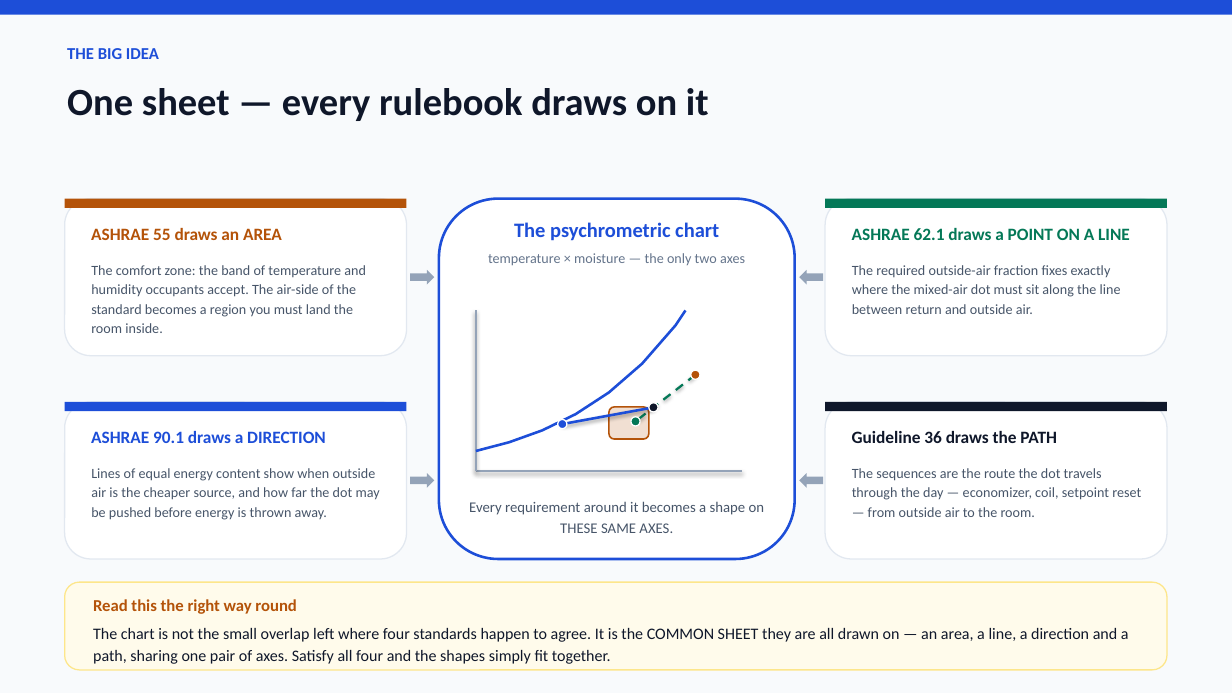
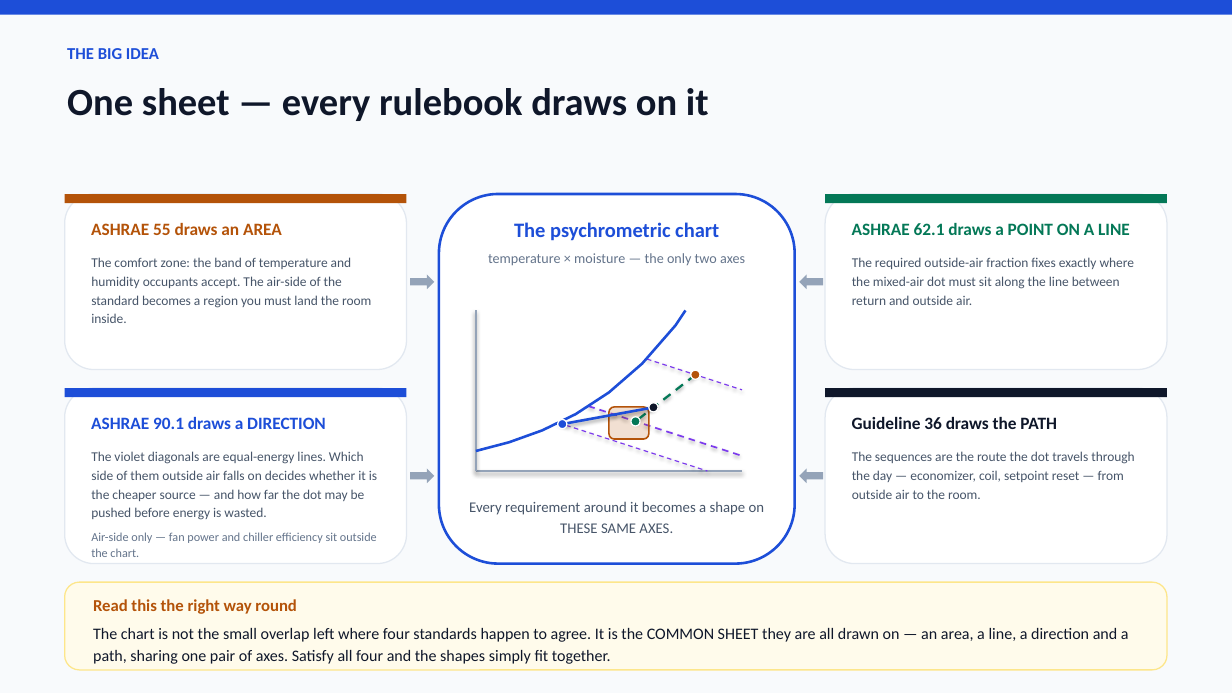
Before and after one commit to mason96924/red5-AHUX, a slide deck: slide 7 of Psychart-HVAC-ASHRAE-Overview.pptx. Drawn at 1232x693 pixels with LibreOffice and Linux fonts; fonts in the diff are those of the drawing. Boxes give left, top, right and bottom in pixels: in the first picture for what was removed or moved away, otherwise in the second. Text is boxed around its words. In the diff, an @@ line names an element or a change of style, - is before the commit and + after.

```diff
--- a/Psychart-HVAC-ASHRAE-Overview.pptx
+++ b/Psychart-HVAC-ASHRAE-Overview.pptx
@@ rounded rectangle: place and size @@
-rounded rectangle at <box>65,199,407,356</box>
+rounded rectangle at <box>65,194,407,370</box>
@@ rounded rectangle: place and size @@
-rounded rectangle at <box>439,199,795,559</box>
+rounded rectangle at <box>439,194,795,564</box>
@@ rounded rectangle: place and size @@
-rounded rectangle at <box>825,199,1167,356</box>
+rounded rectangle at <box>825,194,1167,370</box>
@@ right arrow: place and size @@
-right arrow at <box>410,270,434,285</box>
+right arrow at <box>410,274,434,289</box>
@@ left arrow: place and size @@
-left arrow at <box>799,270,823,285</box>
+left arrow at <box>799,274,823,289</box>
@@ rounded rectangle: place and size @@
-rounded rectangle at <box>65,402,407,559</box>
+rounded rectangle at <box>65,388,407,564</box>
@@ line added from (647, 360) to (742, 390), #7C3AED 0.9 pt dashed @@
@@ 2 texts, 2 rectangles: place and size @@
-2 texts, 2 rectangles at <box>65,402,1167,443</box>
+2 texts, 2 rectangles at <box>65,388,1167,429</box>
@@ rounded rectangle: place and size @@
-rounded rectangle at <box>825,402,1167,559</box>
+rounded rectangle at <box>825,388,1167,564</box>
@@ line added from (589, 407) to (742, 456), #7C3AED 1.3 pt dashed @@
@@ line added from (558, 423) to (708, 471), #7C3AED 0.9 pt dashed @@
@@ size 11 to 10.5 pt in 3 elements at <box>91,257,371,323</box>, <box>852,257,1134,305</box>, <box>852,451,1134,499</box> @@
@@ text "The sequences are the route ...": place and size @@
-text "The sequences are the route ..." at <box>852,468,1141,517</box>
+text "The sequences are the route ..." at <box>852,451,1134,499</box>
@@ text at <box>91,451,377,520</box>: text changed; size 11 to 10.5 pt @@
-Lines of equal energy content show when outside air is the cheaper source, and how far the dot may be pushed before energy is thrown away.
+The violet diagonals are equal-energy lines. Which side of them outside air falls on decides whether it is the cheaper source — and how far the dot may be pushed before energy is wasted.
@@ 2 texts, 2 rectangles, 1 right arrow, 1 left arrow: place and size @@
-2 texts, 2 rectangles, 1 right arrow, 1 left arrow at <box>65,199,1167,488</box>
+2 texts, 2 rectangles, 1 right arrow, 1 left arrow at <box>65,194,1167,483</box>
@@ text added at <box>91,532,377,557</box>, 9.5 pt, text #64748B @@
+Air-side only — fan power and chiller efficiency sit outside the chart.
```
Also in this commit, not shown: 1 other slide changed, 3 other files.
